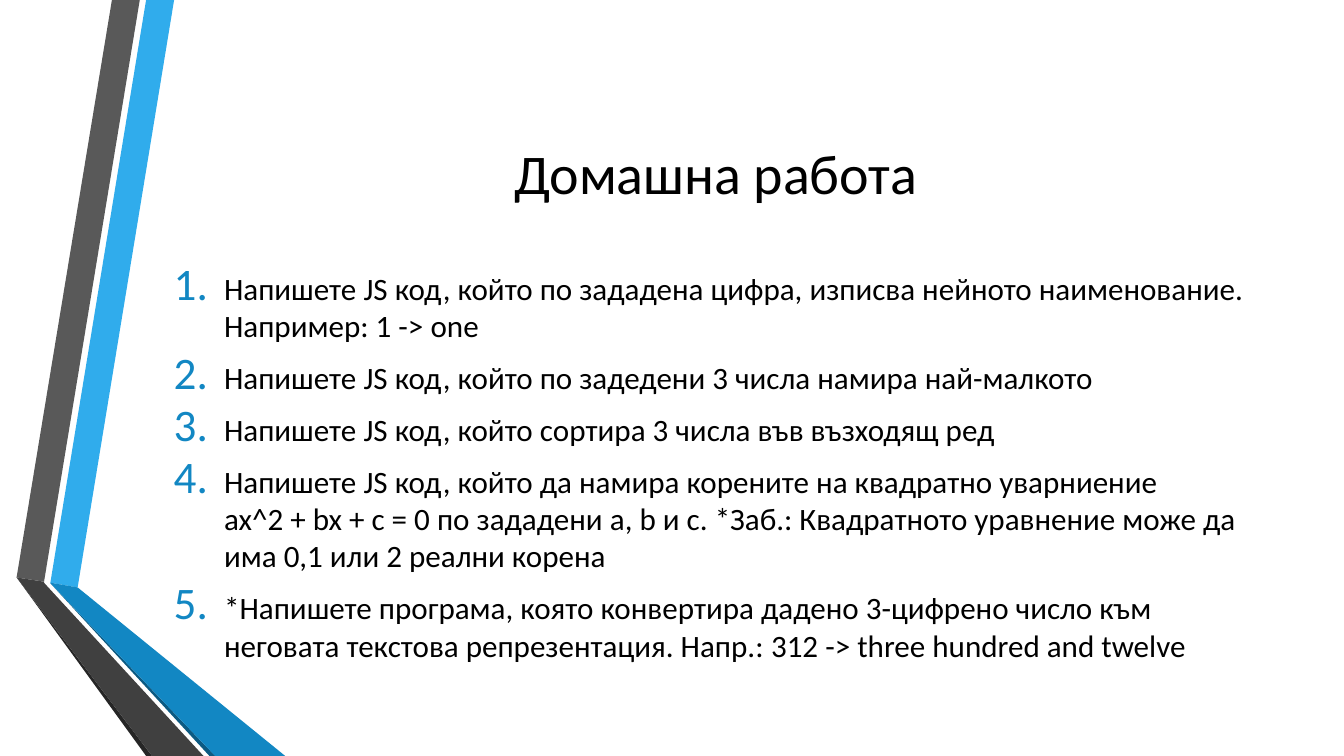
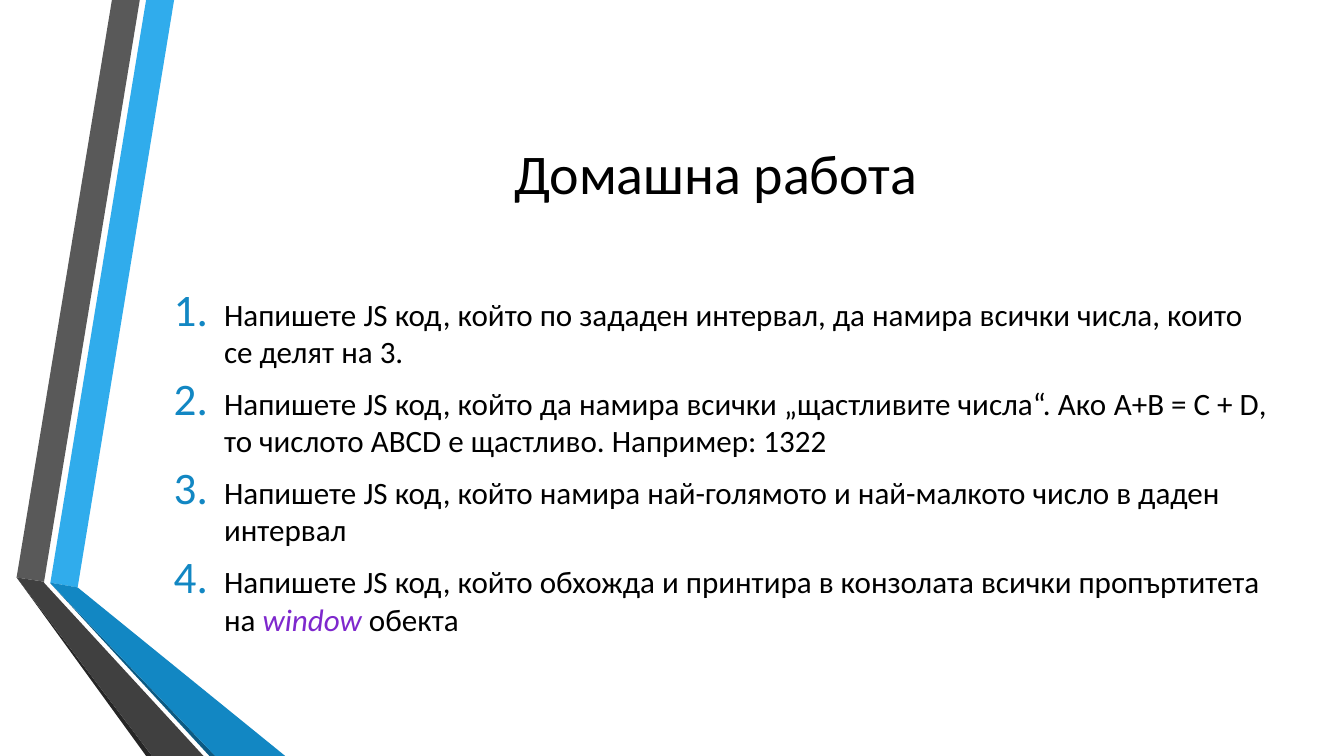
Before and after one commit to dnmitev/IT-Academy, a slide deck: slide 14 of JS Fundamentals/4.Loops/JS-Loops.pptx (slide 7 before the commit). Drawn at 1344x756 pixels with LibreOffice and Linux fonts; fonts in the diff are those of the drawing; background and template pictures are left out. Boxes give left, top, right and bottom in pixels: in the first picture for what was removed or moved away, otherwise in the second. Text is boxed around its words. In the diff, an @@ line names an element or a change of style, - is before the commit and + after.

```diff
--- a/JS Fundamentals/4.Loops/JS-Loops.pptx
+++ b/JS Fundamentals/4.Loops/JS-Loops.pptx
@@ text at bbox=[224, 305, 1267, 632]: text changed @@
-1. Напишете JS код, който по зададена цифра, изписва нейното наименование. Например: 1 -> one
-2. Напишете JS код, който по задедени 3 числа намира най-малкото
-3. Напишете JS код, който сортира 3 числа във възходящ ред
-4. Напишете JS код, който да намира корените на квадратно уварниение ax^2 + bx + c = 0 по зададени a, b и c. *Заб.: Квадратното уравнение може да има 0,1 или 2 реални корена
-5. *Напишете програма, която конвертира дадено 3-цифрено число към неговата текстова репрезентация. Напр.: 312 -> three hundred and twelve
+1. Напишете JS код, който по зададен интервал, да намира всички числа, които се делят на 3.
+2. Напишете JS код, който да намира всички „щастливите числа“. Ако A+B = C + D, то числото ABCD е щастливо. Например: 1322
+3. Напишете JS код, който намира най-голямото и най-малкото число в даден интервал
+4. Напишете JS код, който обхожда и принтира в конзолата всички пропъртитета на window обекта
```
Also in this commit, not shown: 7 slides added, 5 other files.
